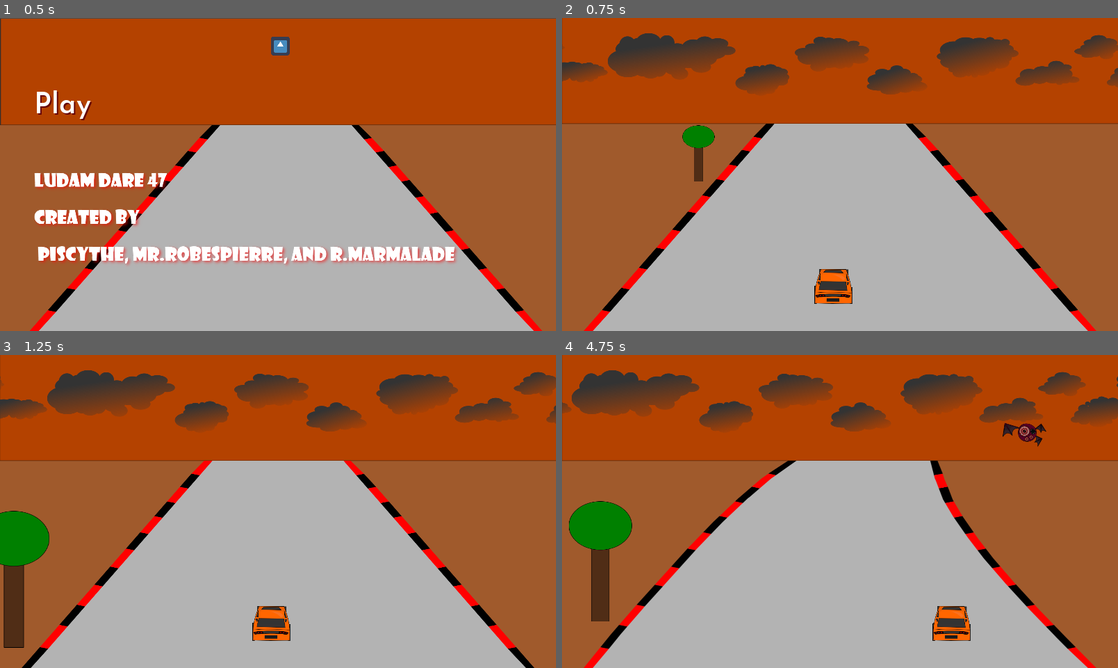
Above: before the commit, frames 1-4 (two rows, left to right).
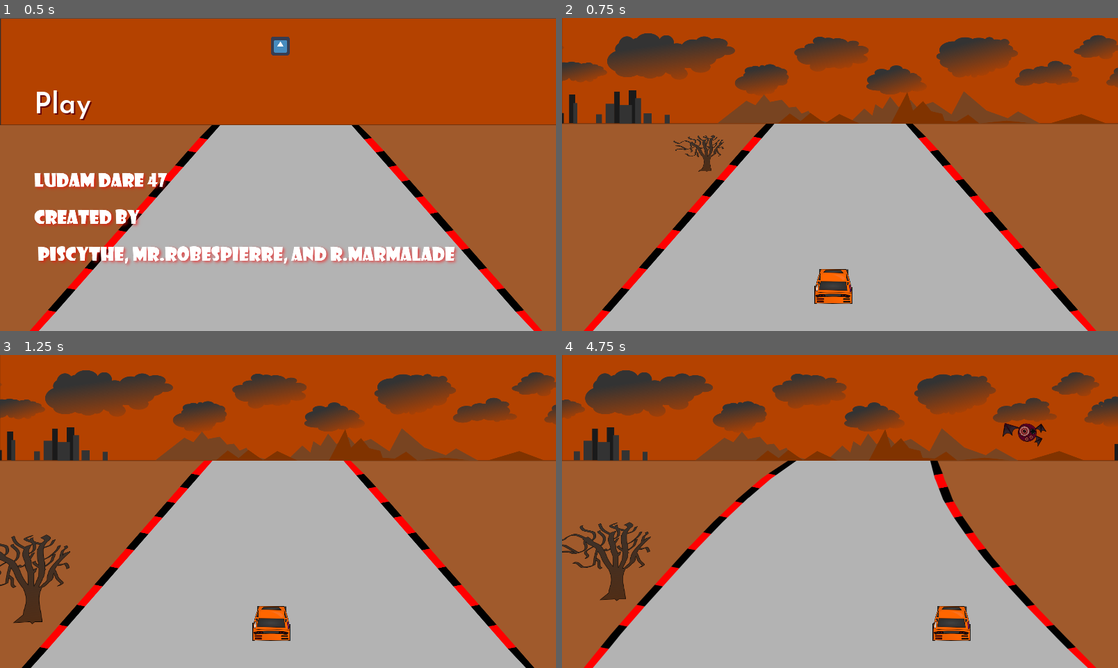
Above: after the commit, the same moments.

Repository: adambraude/LD47
Game: Godot game, scene res://test scene.tscn
Same seed, same stepped clock (60 frames per second), same inputs: the game is played once before the commit and once after it. The engine's default icon, where the game draws it, is replaced by a stand-in: a white triangle on a blue panel in a dark square.
Inputs:
- Up to frame 1 (0.5 s): no input
- Up to frame 2 (0.75 s): click "Play" at 0.5 s
- Up to frame 3 (1.25 s): no input
- Up to frame 4 (4.75 s): hold Right (ui_right) 1.28-2.03 s; hold Down (ui_down) 2.03-2.78 s; hold Right (ui_right) 2.78-3.53 s; hold Up (ui_up) 3.53-4.28 s; hold Left (ui_left) from 4.28 s (still down)

Frame 1 is identical in both runs. In frame 2, 4.5% of the frame differs, in the area x 0-100%, y 4-91%; in frame 3, 7.3%; in frame 4, 10%.

Commit message:
update assets and parallax

Diff:
--- a/Background.tscn
+++ b/Background.tscn
@@ -1,9 +1,10 @@
-[gd_scene load_steps=99 format=2]
-
+[gd_scene load_steps=100 format=2]
+
+[ext_resource path="res://assets/tree1.png" type="Texture" id=1]
 [ext_resource path="res://Background.gd" type="Script" id=2]
 [ext_resource path="res://assets/road-st-1.png" type="Texture" id=3]
 [ext_resource path="res://assets/road-st-2.png" type="Texture" id=4]
-[ext_resource path="res://placeholdertree.png" type="Texture" id=5]
+[ext_resource path="res://assets/horizon.png" type="Texture" id=5]
 [ext_resource path="res://assets/road-st-0.png" type="Texture" id=6]
 [ext_resource path="res://assets/road-st-3.png" type="Texture" id=7]
 [ext_resource path="res://background.png" type="Texture" id=8]
@@ -154,10 +155,10 @@
 tracks/2/imported = false
 tracks/2/enabled = true
 tracks/2/keys = {
-"times": PoolRealArray( 4, 6, 9.2, 11 ),
+"times": PoolRealArray( 4, 6.8, 8.5, 11.8 ),
 "transitions": PoolRealArray( 1, 1, 1, 1 ),
 "update": 1,
-"values": [ -890, 10, 900, 10 ]
+"values": [ -415, 0, 415, 0 ]
 }
 
 [sub_resource type="Animation" id=3]
@@ -190,6 +191,7 @@
 
 [node name="Background" type="ParallaxBackground"]
 script = ExtResource( 2 )
+speed = 0
 
 [node name="Background" type="Sprite" parent="."]
 position = Vector2( 960.944, 538.337 )
@@ -203,13 +205,17 @@
 [node name="Clouds" type="Sprite" parent="ParallaxLayer2"]
 position = Vector2( 1067.25, 155.844 )
 texture = ExtResource( 96 )
+
+[node name="Clouds2" type="Sprite" parent="ParallaxLayer2"]
+position = Vector2( 996.539, 307.52 )
+texture = ExtResource( 5 )
 
 [node name="Road" type="AnimatedSprite" parent="."]
 position = Vector2( 960, 724.711 )
 scale = Vector2( 1, 1.00565 )
 frames = SubResource( 1 )
 animation = "Road"
-frame = 3
+frame = 2
 playing = true
 
 [node name="TrackAnimator" type="AnimationPlayer" parent="Road"]
@@ -219,7 +225,7 @@
 [node name="Tree" type="Sprite" parent="."]
 position = Vector2( 625, 350 )
 scale = Vector2( 0.402148, 0.241901 )
-texture = ExtResource( 5 )
+texture = ExtResource( 1 )
 offset = Vector2( 4.1001, 20.2762 )
 
 [node name="AnimationPlayer" type="AnimationPlayer" parent="Tree"]
--- a/project.godot
+++ b/project.godot
@@ -17,18 +17,15 @@
 
 config/name="LD47"
 run/main_scene="res://test scene.tscn"
-
 config/icon="res://icon.png"
 
 [display]
 
 window/size/width=1920
 window/size/height=1080
-
 window/size/borderless=true
 window/stretch/mode="2d"
 window/stretch/aspect="keep"
-
 
 [rendering]
 
Binary file added: assets/bigcrab_null.png
Binary file added: assets/bigeye_null.png
Binary file added: assets/bloodball-0_0.png
Binary file added: assets/bloodball-0_1.png
Binary file added: assets/bloodball-0_2.png
Binary file changed: assets/car0_base.png
Binary file added: assets/crab_null.png
Binary file added: assets/deathwheel_null.png
Binary file added: assets/explosion-1_0.png
Binary file added: assets/explosion-1_1.png
Binary file added: assets/explosion-1_10.png
Binary file added: assets/explosion-1_11.png
(and 21 more such lines)
